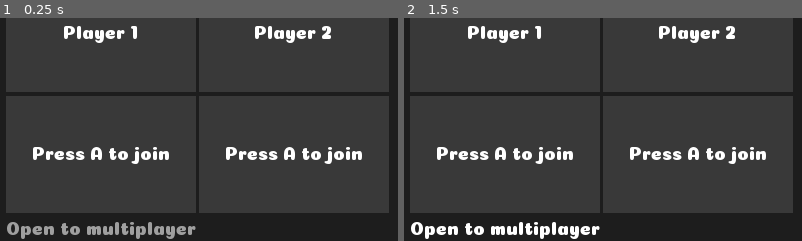
Above: before the commit, frames 1-2 (left to right).
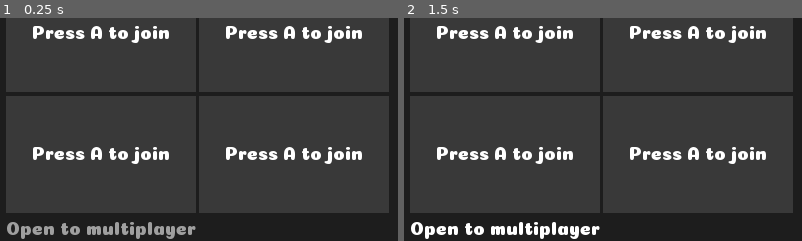
Above: after the commit, the same moments.

Repository: Lunatic-Games/turtle-jousting
Game: Godot game, scene res://ui/lobby/lobby.tscn
Two runs of this game, one before a commit and one after it. Both use one fixed random seed, a clock stepped at 60 frames per second and the inputs below.
Inputs (mouse positions are % of the whole screen's width and height, from its top left):
- Up to frame 1 (0.25 s): no input
- Up to frame 2 (1.5 s): click (26, 6) at 0.52 s; type "Alex" at 0.6 s; click "Open to multiplayer" at 1.25 s
The pictures show only the part of the screen within x 0-50%, y 22-72%; the shares and areas given below are measured in that part.

The runs differ from the first frame. In frame 1, 2.4% of the frame differs, in the area x 8-91%, y 3-12%; in frame 2, 2.4%.

Commit message:
Fixed bug

Diff:
--- a/project.godot
+++ b/project.godot
@@ -27,6 +27,50 @@
 
 [input]
 
+ui_accept={
+"deadzone": 0.5,
+"events": [ Object(InputEventKey,"resource_local_to_scene":false,"resource_name":"","device":0,"alt":false,"shift":false,"control":false,"meta":false,"command":false,"pressed":false,"scancode":16777221,"unicode":0,"echo":false,"script":null)
+, Object(InputEventKey,"resource_local_to_scene":false,"resource_name":"","device":0,"alt":false,"shift":false,"control":false,"meta":false,"command":false,"pressed":false,"scancode":16777222,"unicode":0,"echo":false,"script":null)
+, Object(InputEventKey,"resource_local_to_scene":false,"resource_name":"","device":0,"alt":false,"shift":false,"control":false,"meta":false,"command":false,"pressed":false,"scancode":32,"unicode":0,"echo":false,"script":null)
+, Object(InputEventJoypadButton,"resource_local_to_scene":false,"resource_name":"","device":-1,"button_index":0,"pressure":0.0,"pressed":false,"script":null)
+ ]
+}
+ui_select={
+"deadzone": 0.5,
+"events": [ Object(InputEventKey,"resource_local_to_scene":false,"resource_name":"","device":0,"alt":false,"shift":false,"control":false,"meta":false,"command":false,"pressed":false,"scancode":32,"unicode":0,"echo":false,"script":null)
+, Object(InputEventJoypadButton,"resource_local_to_scene":false,"resource_name":"","device":-1,"button_index":3,"pressure":0.0,"pressed":false,"script":null)
+ ]
+}
+ui_cancel={
+"deadzone": 0.5,
+"events": [ Object(InputEventKey,"resource_local_to_scene":false,"resource_name":"","device":0,"alt":false,"shift":false,"control":false,"meta":false,"command":false,"pressed":false,"scancode":16777217,"unicode":0,"echo":false,"script":null)
+, Object(InputEventJoypadButton,"resource_local_to_scene":false,"resource_name":"","device":-1,"button_index":1,"pressure":0.0,"pressed":false,"script":null)
+ ]
+}
+ui_left={
+"deadzone": 0.5,
+"events": [ Object(InputEventKey,"resource_local_to_scene":false,"resource_name":"","device":0,"alt":false,"shift":false,"control":false,"meta":false,"command":false,"pressed":false,"scancode":16777231,"unicode":0,"echo":false,"script":null)
+, Object(InputEventJoypadButton,"resource_local_to_scene":false,"resource_name":"","device":-1,"button_index":14,"pressure":0.0,"pressed":false,"script":null)
+ ]
+}
+ui_right={
+"deadzone": 0.5,
+"events": [ Object(InputEventKey,"resource_local_to_scene":false,"resource_name":"","device":0,"alt":false,"shift":false,"control":false,"meta":false,"command":false,"pressed":false,"scancode":16777233,"unicode":0,"echo":false,"script":null)
+, Object(InputEventJoypadButton,"resource_local_to_scene":false,"resource_name":"","device":-1,"button_index":15,"pressure":0.0,"pressed":false,"script":null)
+ ]
+}
+ui_up={
+"deadzone": 0.5,
+"events": [ Object(InputEventKey,"resource_local_to_scene":false,"resource_name":"","device":0,"alt":false,"shift":false,"control":false,"meta":false,"command":false,"pressed":false,"scancode":16777232,"unicode":0,"echo":false,"script":null)
+, Object(InputEventJoypadButton,"resource_local_to_scene":false,"resource_name":"","device":-1,"button_index":12,"pressure":0.0,"pressed":false,"script":null)
+ ]
+}
+ui_down={
+"deadzone": 0.5,
+"events": [ Object(InputEventKey,"resource_local_to_scene":false,"resource_name":"","device":0,"alt":false,"shift":false,"control":false,"meta":false,"command":false,"pressed":false,"scancode":16777234,"unicode":0,"echo":false,"script":null)
+, Object(InputEventJoypadButton,"resource_local_to_scene":false,"resource_name":"","device":-1,"button_index":13,"pressure":0.0,"pressed":false,"script":null)
+ ]
+}
 joust={
 "deadzone": 0.5,
 "events": [ Object(InputEventJoypadButton,"resource_local_to_scene":false,"resource_name":"","device":-1,"button_index":0,"pressure":0.0,"pressed":false,"script":null)
--- a/ui/lobby/lobby.gd
+++ b/ui/lobby/lobby.gd
@@ -5,7 +5,7 @@
 onready var player_container = get_node("HBoxContainer/GameContainer/" +
 	"VBoxContainer/PlayerContainer")
 
-# Keeps track of connections, connection_id : player_array
+# Keeps track of connections once doing multiplayer, connection_id : player_array
 var connections = {}
 
 # Keeps track of local players, player_num : device_id
@@ -13,16 +13,31 @@
 
 # Setup
 func _ready():
-	player_container.get_node("PlayerSlot1").player_loaded(1)
-	player_container.get_node("PlayerSlot2").player_loaded(2)
-	local_players[1] = 0
-	local_players[2] = 1
-
 	var _err = get_tree().connect("network_peer_connected", self, "_new_connection")
 	_err = get_tree().connect("network_peer_disconnected", self, "_disconnection")
 	_err = get_tree().connect("connected_to_server", self, "_connected_ok")
 	_err = get_tree().connect("connection_failed", self, "_connected_fail")
 	_err = get_tree().connect("server_disconnected", self, "_server_disconnected")
+
+func _input(event):
+	if event.is_action("ui_accept") and event.pressed:
+		var device = event.device
+		if event is InputEventKey:
+			device = "keyboard"
+		if !local_players.values().has(device):
+			var open_spot = get_next_available_slot()
+			if open_spot:
+				print("Adding player at position ", open_spot)
+				var slot = player_container.get_node("PlayerSlot" + str(open_spot))
+				slot.player_loaded(open_spot)
+				local_players[open_spot] = device
+				if connections:
+					rpc("update_players", local_players.keys())
+			else:
+				print("Lobby is full, no more players can be added")
+		else:
+			print("Device already added")
+
 
 # Open to multiplayer and update UI
 func _create_server():
@@ -45,7 +60,7 @@
 # Close server and update UI
 func _close_server():
 	get_tree().network_peer = null
-	connections[1] = local_players.keys()
+	connections.clear()
 	reset_to_local()
 
 	$HBoxContainer/GameContainer/VBoxContainer/OpenMultiplayerButton.visible = true
@@ -82,15 +97,12 @@
 
 # Called on client when connected
 func _connected_ok():
-	toggle_ui_visibility("client_ui", true)
-	toggle_ui_visibility("host_ui", false)
-	toggle_ui_visibility("disconnected_ui", false)
-	toggle_ui_visibility("multiplayer_ui", true)
+	pass
 
 # Called if kicked by server
 func _server_disconnected():
 	print("Disconnected by server")
-	reset_to_local()
+	_disconnect()
 
 # Called on client failure to connect
 func _connected_fail():
@@ -99,20 +111,19 @@
 # Add players and register connection
 remote func register_connection(existing_connections):
 	var new_local_players = {}
-	var new_player_list = []
 	for key in local_players.keys():
 		for j in range(1, 5):
 			if !new_local_players.has(j) and !is_slot_taken(j, existing_connections):
-				new_player_list.append(j)
 				new_local_players[j] = local_players[key]
 				break
-	if len(new_player_list) < len(local_players.keys()):
-		print("Not enough room to join")
-		get_tree().network_peer = null
-		return
-
+	if len(new_local_players.keys()) < len(local_players.keys()):
+		print("Room full")
+		return
+
+	_joined_lobby()
 	local_players = new_local_players
-	rpc("update_players", new_player_list)
+	add_existing_connections(existing_connections)
+	rpc("update_players", local_players.keys())
 
 # Update connection player numbers and player slots
 remotesync func update_players(new_player_list):
@@ -124,13 +135,26 @@
 	for player in connections[sender_id]:
 		get_player_slot(player).player_loaded(player)
 
+func add_existing_connections(conns):
+	connections = conns
+	for conn in connections.keys():
+		for player in connections[conn]:
+			get_player_slot(player).player_loaded(player)
+
 # Get associated player slot
 func get_player_slot(num):
 	return player_container.get_child(num - 1)
 
+func _joined_lobby():
+	toggle_ui_visibility("client_ui", true)
+	toggle_ui_visibility("host_ui", false)
+	toggle_ui_visibility("disconnected_ui", false)
+	toggle_ui_visibility("multiplayer_ui", true)
+
 # Disconnect self from server
 func _disconnect():
-	get_tree().network_peer = null
+	get_tree().set_deferred("network_peer", null)
+	connections.clear()
 	reset_to_local()
 	toggle_ui_visibility("multiplayer_ui", false)
 	toggle_ui_visibility("host_ui", true)
@@ -139,10 +163,18 @@
 	toggle_ui_visibility("disconnected_ui", true)
 
 # Determine if player number is available
-func is_slot_taken(i, existing_connections):
-	for key in existing_connections.keys():
-		if existing_connections[key].has(i):
+func is_slot_taken(i, conns):
+	for key in conns.keys():
+		if conns[key].has(i):
 			return true
+	return false
+
+func get_next_available_slot():
+	for i in range(1, 5):
+		if connections and !is_slot_taken(i, connections):
+			return i
+		elif !connections and !local_players.has(i):
+			return i
 	return false
 
 # Toggle the visibility of all ui in a group
@@ -150,6 +182,7 @@
 	for element in get_tree().get_nodes_in_group(group_name):
 		element.visible = visibility
 
+# Reset the player slots to be only local players
 func reset_to_local():
 	for i in range(1, 5):
 		get_player_slot(i).reset()
@@ -160,6 +193,7 @@
 		new_local_players[i] = local_players[key]
 		get_player_slot(i).player_loaded(i)
 		i += 1
+	local_players = new_local_players
 
 # Exit game (this will eventually lead back to main menu)
 func _exit():
